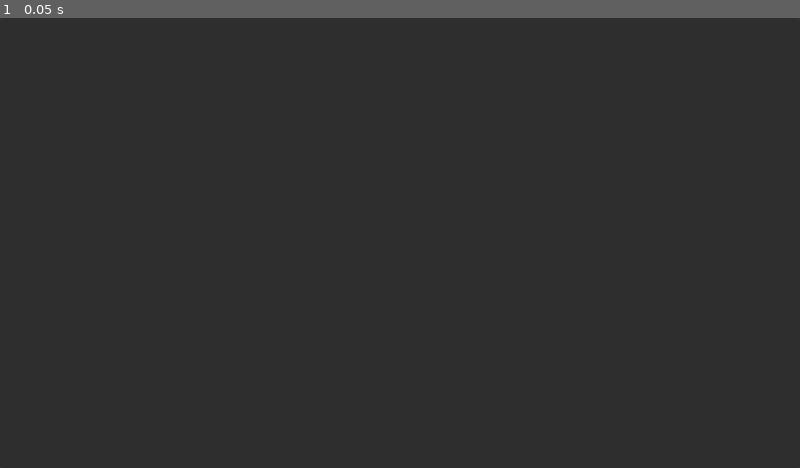
Above: before the commit, frame 1.
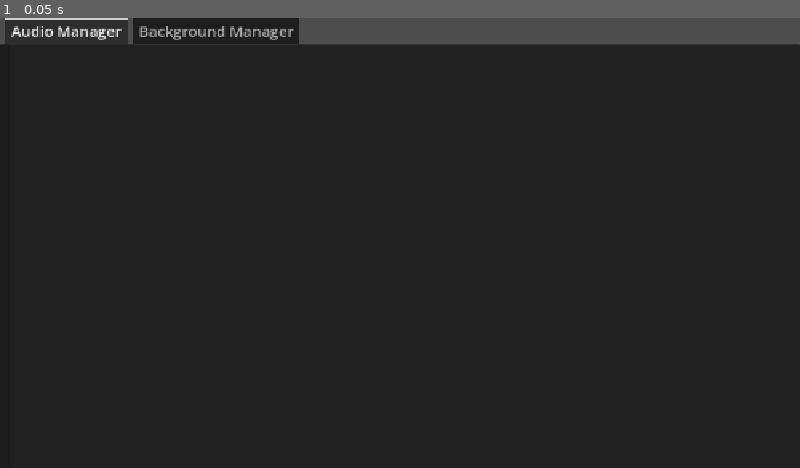
Above: after the commit, the same moment.

Repository: Thought-Weaver/gm-tools
Game: Godot game, scene res://Main.tscn
The game is run twice, just before and just after one commit, with the same random seed, the same clock (stepped at 60 frames per second) and the same inputs.
Inputs:
- Up to frame 1 (0.05 s): no input

The runs differ from the first frame. In frame 1, 4.2% of the frame differs, in the area x 0-100%, y 0-6%.

Commit message:
Adding scenes to main

Diff:
--- a/Main.tscn
+++ b/Main.tscn
@@ -1,6 +1,8 @@
 [gd_scene format=3 uid="uid://bgx44eyhb76vh"]
 
 [ext_resource type="Script" uid="uid://b621mnvt3r3n2" path="res://Main.gd" id="1_glv2v"]
+[ext_resource type="PackedScene" uid="uid://bxsaq0jhfp60v" path="res://AudioManager.tscn" id="2_r0du0"]
+[ext_resource type="PackedScene" uid="uid://di1ik3cqpepq2" path="res://BackgroundManager.tscn" id="3_cm0pq"]
 
 [node name="Main" type="Node2D" unique_id=1769590971]
 script = ExtResource("1_glv2v")
@@ -22,4 +24,16 @@
 anchor_bottom = 1.0
 grow_horizontal = 2
 grow_vertical = 2
+theme_override_constants/tab_separation = 8
+theme_override_font_sizes/font_size = 24
+current_tab = 0
 switch_on_drag_hover = false
+
+[node name="Audio Manager" parent="CanvasLayer/FocusRoot/TabContainer" unique_id=1653543977 instance=ExtResource("2_r0du0")]
+layout_mode = 2
+metadata/_tab_index = 0
+
+[node name="Background Manager" parent="CanvasLayer/FocusRoot/TabContainer" unique_id=419174338 instance=ExtResource("3_cm0pq")]
+visible = false
+layout_mode = 2
+metadata/_tab_index = 1
